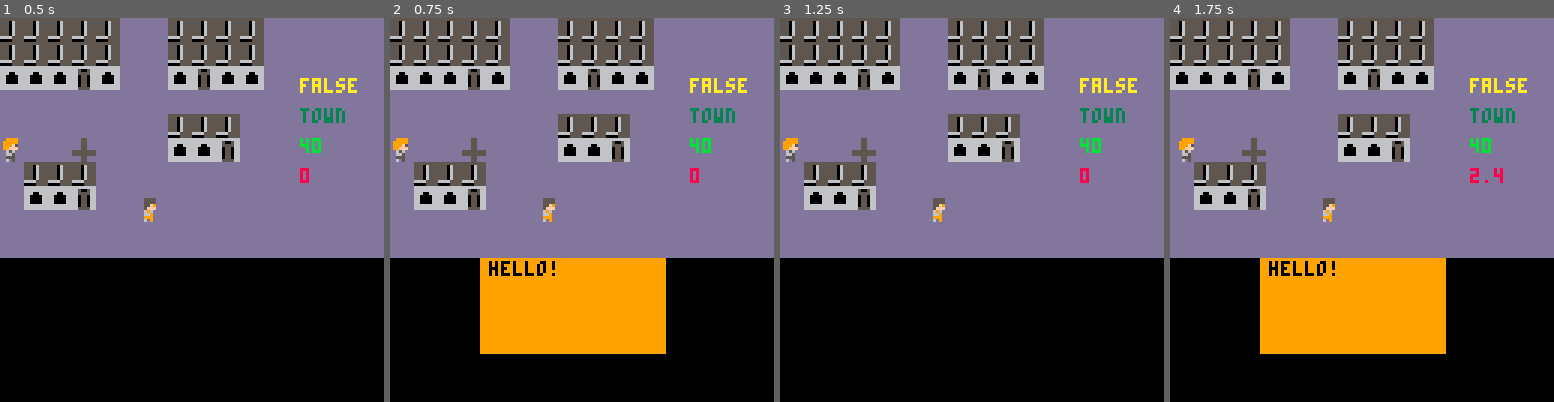
Above: before the commit, frames 1-4 (left to right).
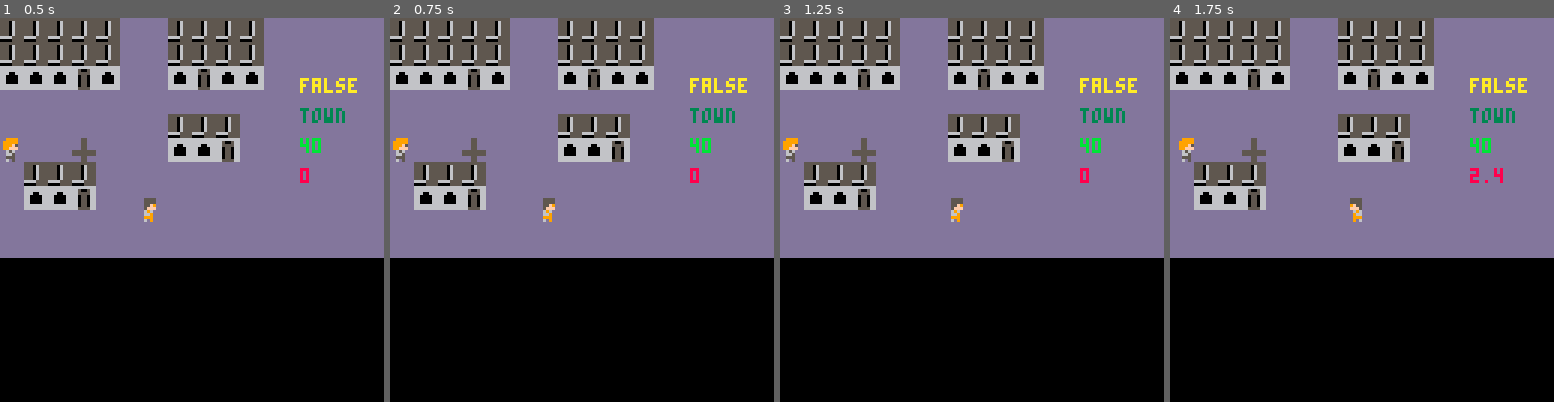
Above: after the commit, the same moments.

Repository: Joe-Gigs/3-color-game-jam
Game: PICO-8 cartridge 3colorjam.p8
Two runs of this game, one before a commit and one after it. Both use one fixed random seed, a clock stepped at 60 frames per second and the inputs below.
Inputs:
- Up to frame 1 (0.5 s): tap X (X key) at 0.33 s
- Up to frame 2 (0.75 s): tap O (Z key) at 0.7 s
- Up to frame 3 (1.25 s): tap X (X key) at 1.07 s
- Up to frame 4 (1.75 s): hold Right from 1.6 s (still down); tap O (Z key) at 1.7 s

Frame 1 is identical in both runs. In frame 2, 12% of the frame differs, in the area x 23-72%, y 62-88%; in frame 3, 0.3%; in frame 4, 12%, in the area x 23-72%, y 46-88%.

Commit message:
done for ther night

Diff:
--- a/3colorjam.p8
+++ b/3colorjam.p8
@@ -72,31 +73,20 @@
 	updatePlayer()
 	movecursor()
 	menuinput()
-
 	npcmovement()
 	reversenpc()
-
 	cls()
 
-if btn(4) then
-	if player.x then
-		npcspeak()
-	end
-end
-	--todo put explore code in reusable function
 	if game_state == "fight" then
 		poke(0x5f2c, 3)
 		drawmenu(reapah)
 	else
 		poke(0x5f2c, 0)
-		map(0,0,0,0,128,32)
+		map(0,0,0,0,16,16)
 		spr(player.sp, player.x, player.y,1,1,player.flip)
 		spr(npc1.sp, npc1.x, npc1.y, 1, 1, npc1.flip)
 		menu.level = 0
 	end
-	-- if current_location == "town" then
-	-- 	player.x = 200
-	-- end
 end
 -----------------------------------------------
 function updatePlayer()
@@ -110,6 +100,7 @@
 			player.flip = true
 			player.walk = true
 			player.sp += 1
+			solidNpc()
 
 			if player.sp > 139 then
 				player.sp = 138
@@ -130,7 +121,7 @@
 		if btn(2) then
 			player.y -= player.speed
 			player.sp = 140
-			examine()
+			enter()
 		end
 		if btn(3) then
 			player.y += player.speed
@@ -288,7 +278,7 @@
 	current_location = "church"
 end
 
-function examine()
+function enter()
 	valx = (player.x+4+(128*curscreen.x))/8
 	valy = ((player.y+8+(128*curscreen.y)))/8
 	val = mget(valx, valy)
@@ -298,8 +288,8 @@
 	end
 end
 
-function solidNpc(npc1, dx, dy)
-	--npc1.x =
+function solidNpc()
+
 end
 
 
@@ -376,14 +366,14 @@
 66000066660550665550655555555555000000000000000000000000000000000000000000000000006650000066500000666000006660000066600000000000
 666666666605506666665555ddd55ddd000000000000000000000000000000000000000000000000005550000055500000555000005550000055500000000000
 666666666655556600005555ddd55ddd000000000000000000000000000000000000000000000000006050000005000000505000000000000050500000000000
-44444444000000000000000000000000000000000000000000000000000000000000000000000000005555000055550000000000000000000000000000000000
-44444444000000000000000000000000000000000000000000000000000000000000000000000000005555000055550000000000000000000000000000000000
-444444440000000000000000000000000000000000000000000000000000000000000000000000000055f9000055f90000000000000000000000000000000000
-44444444008880000000000000000000000000000000000000000000000000000000000000000000005fff00005fff0000000000000000000000000000000000
-44444444008880000000000000000000000000000000000000000000000000000000000000000000006960000069600000000000000000000000000000000000
-44444444008880000000000000000000000000000000000000000000000000000000000000000000006690000066900000000000000000000000000000000000
-44444444000000000000000000000000000000000000000000000000000000000000000000000000009990000099900000000000000000000000000000000000
-44444444000000000000000000000000000000000000000000000000000000000000000000000000006090000009000000000000000000000000000000000000
+44444444000000006666666600000000000000000000000000000000000000000000000000000000005555000055550000000000000000000000000000000000
+44444444000000006650056600000000000000000000000000000000000000000000000000000000005555000055550000000000000000000000000000000000
+444444440000000066555566000000000000000000000000000000000000000000000000000000000055f9000055f90000000000000000000000000000000000
+444444440088800066a55a6600000000000000000000000000000000000000000000000000000000005fff00005fff0000000000000000000000000000000000
+44444444008880006605506600000000000000000000000000000000000000000000000000000000006960000069600000000000000000000000000000000000
+44444444008880006605506600000000000000000000000000000000000000000000000000000000006690000066900000000000000000000000000000000000
+44444444000000006605506600000000000000000000000000000000000000000000000000000000009990000099900000000000000000000000000000000000
+44444444000000006655556600000000000000000000000000000000000000000000000000000000006090000009000000000000000000000000000000000000
 00000000000000000000000000000000000000000000000000000000000000000000000000000000000000000000000000000000000000000000000000000000
 00000000000000000000000000000000000000000000000000000000000000000000000000000000000000000000000000000000000000000000000000000000
 00000000000000000000000000000000000000000000000000000000000000000000000000000000000000000000000000000000000000000000000000000000
